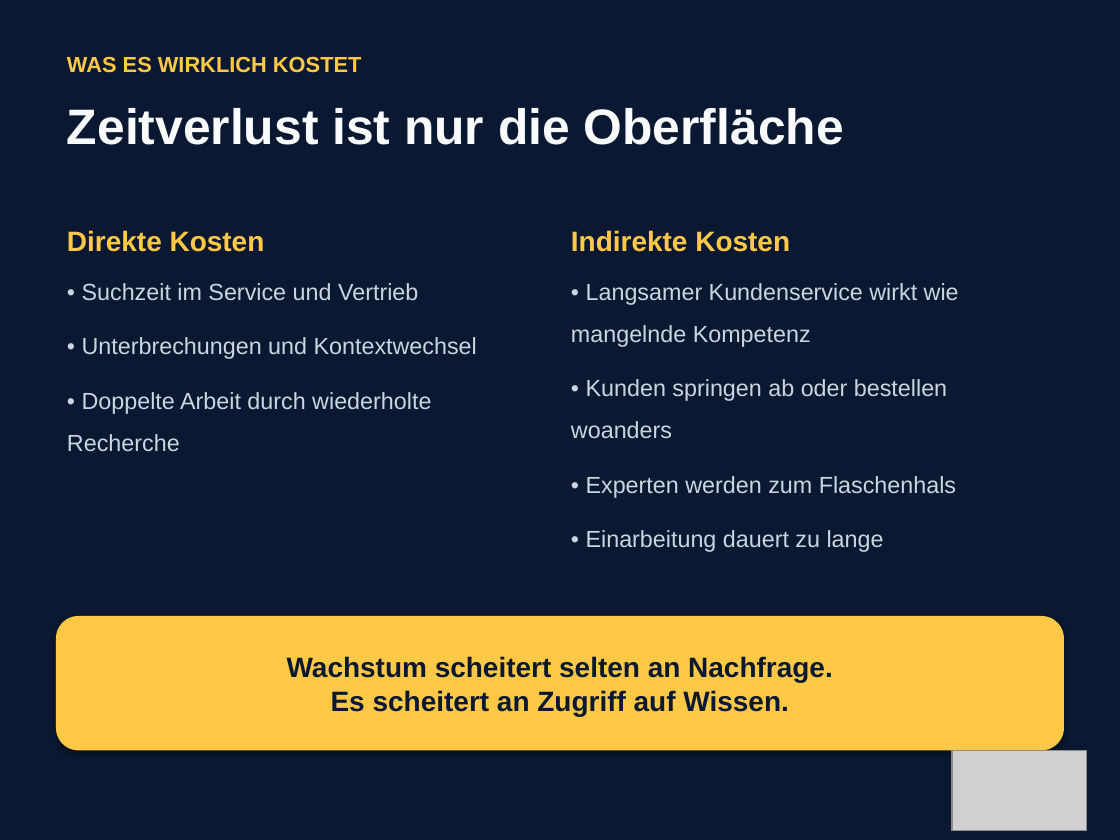
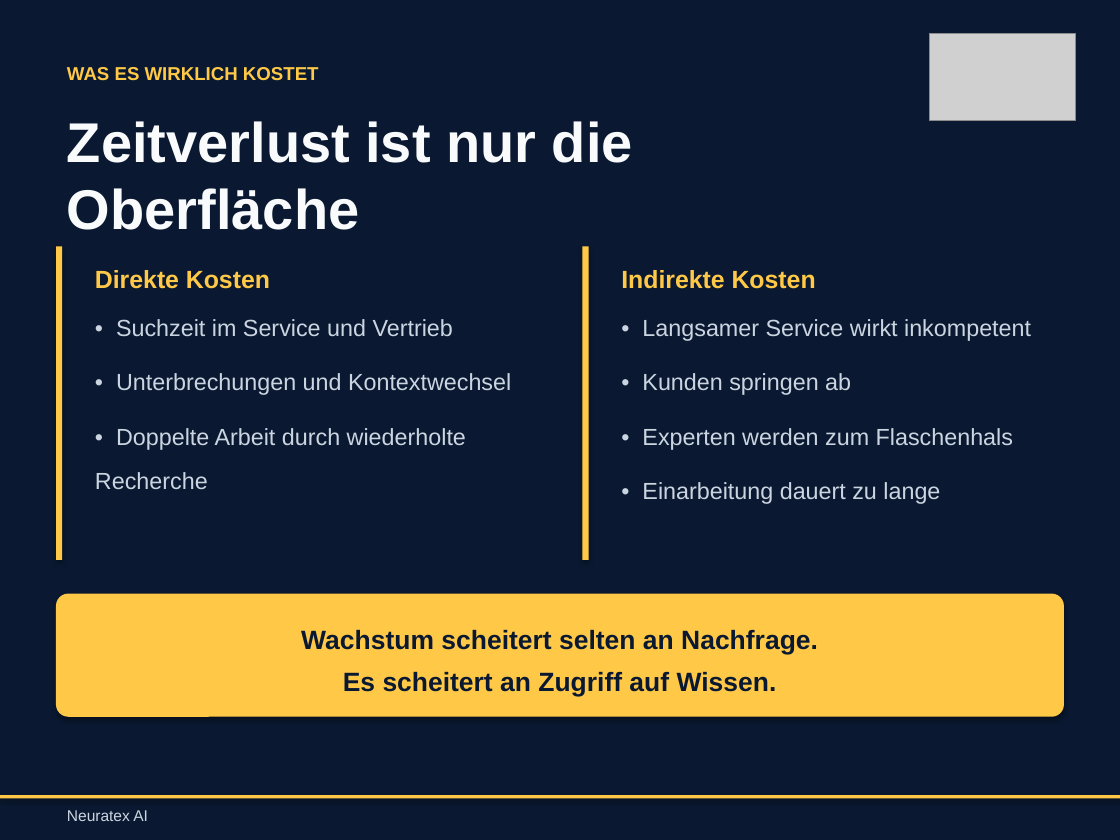
Before and after one commit to philxnovatex/ki-beratung_website, a slide deck: slide 3 of presentations/Neuratex_AI_Praesentation.pptx. Drawn at 1120x840 pixels with LibreOffice and Linux fonts; fonts in the diff are those of the drawing; grey boxes stand for pictures. Boxes give left, top, right and bottom in pixels: in the first picture for what was removed or moved away, otherwise in the second. Text is boxed around its words. In the diff, an @@ line names an element or a change of style, - is before the commit and + after.

```diff
--- a/presentations/Neuratex_AI_Praesentation.pptx
+++ b/presentations/Neuratex_AI_Praesentation.pptx
@@ text "WAS ES WIRKLICH KOSTET" moved from (x1=67, y1=56, x2=361, y2=73) to (x1=67, y1=67, x2=319, y2=81) @@
@@ text "WAS ES WIRKLICH KOSTET" at (x1=67, y1=67, x2=319, y2=81): size 14 to 12 pt @@
@@ picture resized from (x1=952, y1=750, x2=1086, y2=831) to (x1=930, y1=34, x2=1075, y2=121) @@
@@ text "Zeitverlust ist nur die Oberfläche" moved from (x1=67, y1=108, x2=844, y2=145) to (x1=67, y1=121, x2=633, y2=230) @@
@@ text "Zeitverlust ist nur die Oberfläche" at (x1=67, y1=121, x2=633, y2=230): size 32 to 36 pt @@
@@ rectangle added at (x1=56, y1=246, x2=63, y2=560), fill #FFC947 @@
@@ text "Direkte Kosten" moved from (x1=67, y1=230, x2=265, y2=252) to (x1=95, y1=270, x2=270, y2=289) @@
@@ text "Direkte Kosten" at (x1=95, y1=270, x2=270, y2=289): size 18 to 16 pt; line spacing 1.5 to 1.4 @@
@@ rectangle added at (x1=582, y1=246, x2=589, y2=560), fill #FFC947 @@
@@ text "Indirekte Kosten" at (x1=621, y1=270, x2=816, y2=289): size 18 to 16 pt; line spacing 1.5 to 1.4 @@
@@ text "Indirekte Kosten" moved from (x1=571, y1=230, x2=790, y2=252) to (x1=621, y1=270, x2=816, y2=289) @@
@@ text "• Suchzeit im Service und ..." moved from (x1=67, y1=283, x2=477, y2=451) to (x1=95, y1=319, x2=511, y2=489) @@
@@ text "• Suchzeit im Service und ..." at (x1=95, y1=319, x2=511, y2=489): line spacing 1.5 to 1.6; less space between paragraphs @@
@@ text "• Langsamer Service wirkt inkompetent" moved from (x1=571, y1=283, x2=959, y2=552) to (x1=642, y1=319, x2=1031, y2=504) @@
@@ text at (x1=642, y1=319, x2=1031, y2=395): text changed @@
-• Langsamer Kundenservice wirkt wie mangelnde Kompetenz
-• Kunden springen ab oder bestellen woanders
+• Langsamer Service wirkt inkompetent
+• Kunden springen ab
@@ text at (x1=642, y1=428, x2=1013, y2=504): line spacing 1.5 to 1.6; less space between paragraphs @@
@@ rounded rectangle "Wachstum scheitert selten an Nachfrage. ..." resized from (x1=56, y1=616, x2=1064, y2=750) to (x1=56, y1=594, x2=1064, y2=717) @@
@@ rounded rectangle "Wachstum scheitert selten an Nachfrage. ..." at (x1=56, y1=594, x2=1064, y2=717): size 18 to 17 pt; line spacing 1 to 1.3; less space between paragraphs; proportions changed @@
@@ rectangle added at (x1=0, y1=795, x2=1120, y2=799), fill #FFC947 @@
@@ text added at (x1=67, y1=810, x2=148, y2=821), 10 pt, text #CBD5E1 @@
+Neuratex AI
```
Also in this commit, not shown: 14 other slides changed, 1 other file.
